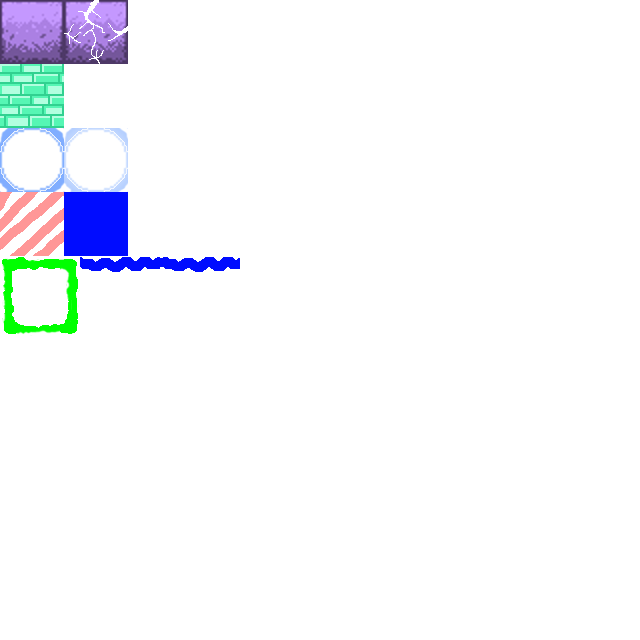
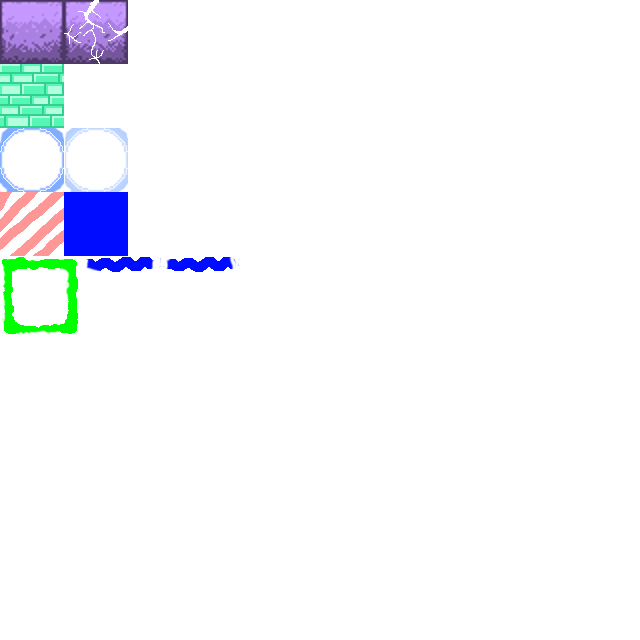
The second 640 x 640 image is a revision of the first. Changes to its layers:
painted on "bubble 100 copy" over bbox(64, 136, 65, 192)
painted on "border water frame 2" over bbox(160, 257, 240, 269)
painted on "border water frame 1" over bbox(80, 257, 160, 271)
